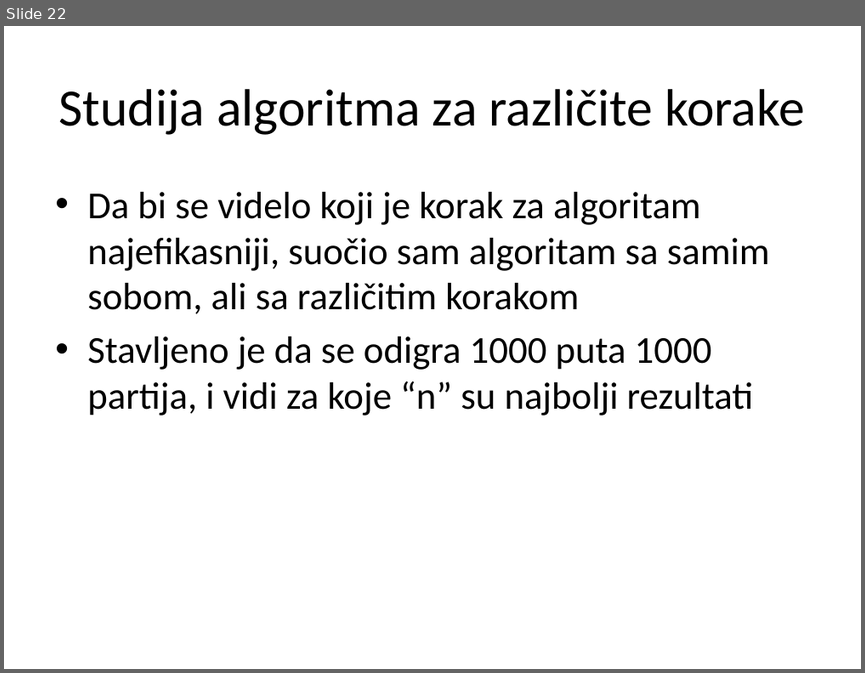
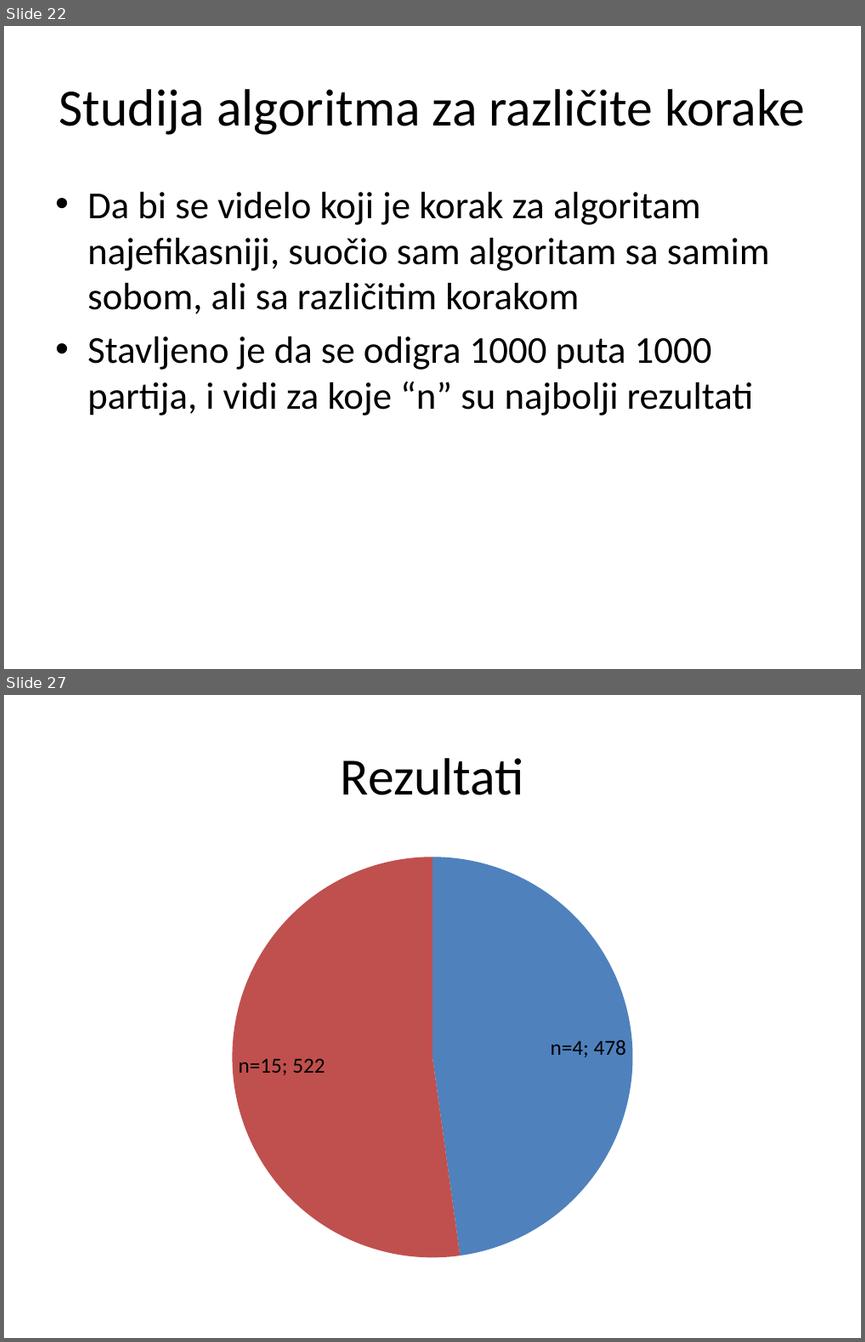
Before and after one commit to AndrejMiletic/SC2015-2016, a slide deck: AI in games.pptx. Shown one above the other, each under a label of ours: slide 22 before the commit, slides 22 and 27 after it; the slides between them are not shown. The pictures are 865x673 and 865x1342 pixels, drawn with LibreOffice and Linux fonts; fonts in the diff are those of the drawing. Boxes give left, top, right and bottom in pixels: in the first picture for what was removed or moved away, otherwise in the second. Text is boxed around its words. In the diff, an @@ line names an element or a change of style, - is before the commit and + after.

Commit message:
Druga studija-rezultati
Rezultati v2

```diff
--- a/AI in games.pptx
+++ b/AI in games.pptx
@@ slide 27 added at (4,695,861,1338), background #FFFFFF @@
@@ title added at (341,758,524,795), 44 pt, text #000000 @@
+Rezultati
@@ pie chart added at (46,845,818,1269) @@
+categories: n=4, n=15
+Series 1: 478, 522
```
Also in this commit, not shown: 4 slides changed, 2 other slides added, 3 other files.
